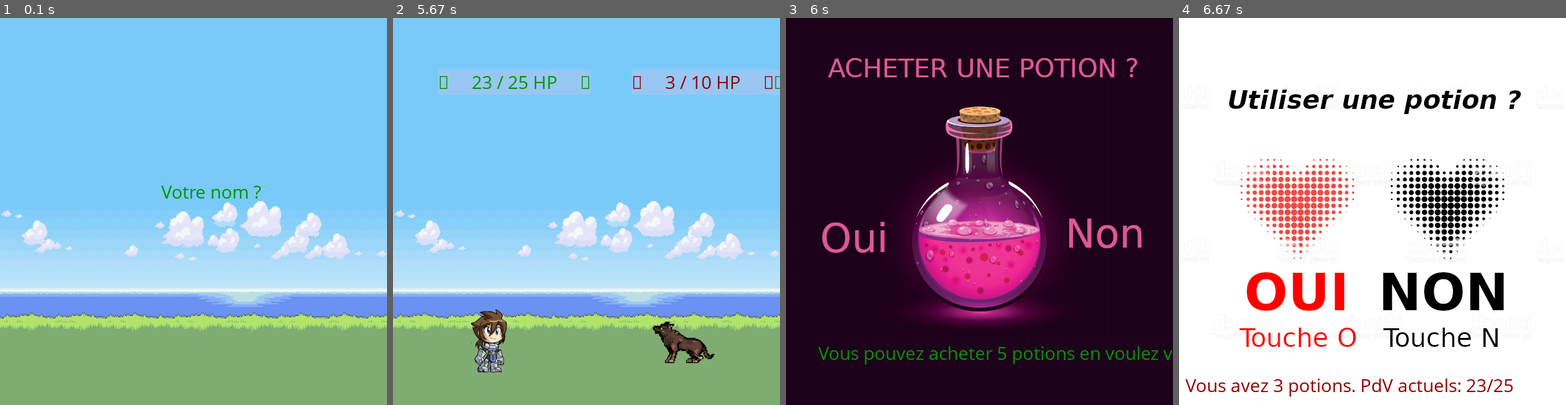
Above: before the commit, frames 1-4 (left to right).
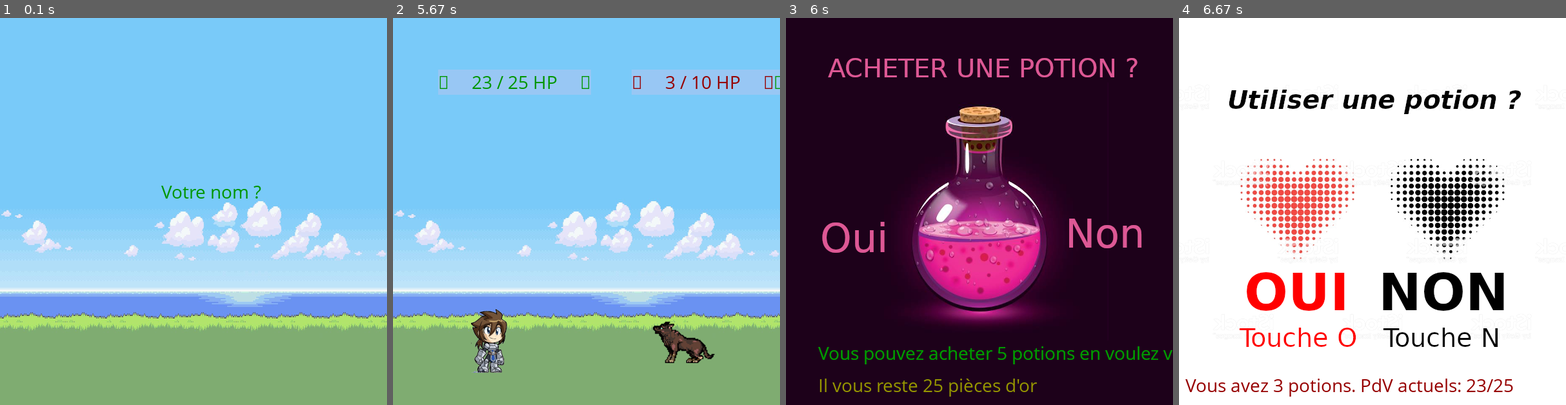
Above: after the commit, the same moments.

Repository: DisDylan/GamesRepo
Game: pygame game, started from Python/RPG2/main.py
Two runs of this game, one before a commit and one after it. Both use one fixed random seed, a clock stepped at 60 frames per second and the inputs below.
Inputs:
- Up to frame 1 (0.1 s): no input
- Up to frame 2 (5.67 s): tap Enter at 0.33, 4.65 s; tap S at 0.67 s; tap F at 1, 1.5, 2.07, 2.78, 3.65, 4.05, 4.35 s; tap Y at 2.15, 4.13 s; tap B at 2.87 s; hold Up 3.58-3.95 s; hold Right 3.98-4.62 s
- Up to frame 3 (6 s): tap Enter at 5.88 s
- Up to frame 4 (6.67 s): hold N from 6.22 s (still down); tap F at 6.28, 6.58 s

Frames 1-2 are identical in both runs. In frame 3, 0.9% of the frame differs, in the area x 8-100%, y 84-98%; in frame 4, nothing differs.

Commit message:
correct infite buy pot

Diff:
--- a/Python/RPG2/functions.py
+++ b/Python/RPG2/functions.py
@@ -171,7 +171,7 @@
 
 def buyPot(char):
     """
-    Buy a selected number of potions
+    GUI to buy potions
     """
     if randrange(100) < 50:
         continuer = 1
@@ -179,20 +179,25 @@
         while continuer == 1:
             surface.blit(BUY_POT_BG, (0, 0))
             maxPot = floor(char.gold / potCost)
+            if maxPot == 0:
+                return
             text = font.render("Vous pouvez acheter {} potions en voulez vous ?".format(maxPot), True, GREEN_COLOR)
             surface.blit(text, (50, 500))
+            golds = font.render("Il vous reste {} pièces d'or".format(char.gold), True, YELLOW_COLOR)
+            surface.blit(text, (50, 500))
+            surface.blit(golds, (50, 550))
             pygame.display.update()
-            for event in pygame.event.get():
-                if event.type == KEYDOWN:
-                    if event.key == K_o:
-                        maxPot = floor(char.gold / potCost)
+            if char.gold >= potCost:
+                for event in pygame.event.get():
+                    if event.type == KEYDOWN:
                         if event.key == K_o:
-                            char.gold -= potCost
-                            char.pot += 1
+                            if event.key == K_o:
+                                char.gold -= potCost
+                                char.pot += 1
+                            elif event.key == K_n:
+                                continuer = 0
                         elif event.key == K_n:
                             continuer = 0
-                    elif event.key == K_n:
-                        continuer = 0
         """
         if buyOne.lower() == 'o':
             howMany = int(input("Vous pouvez acheter {} potions, combien en voulez vous ?".format(maxPot)))
